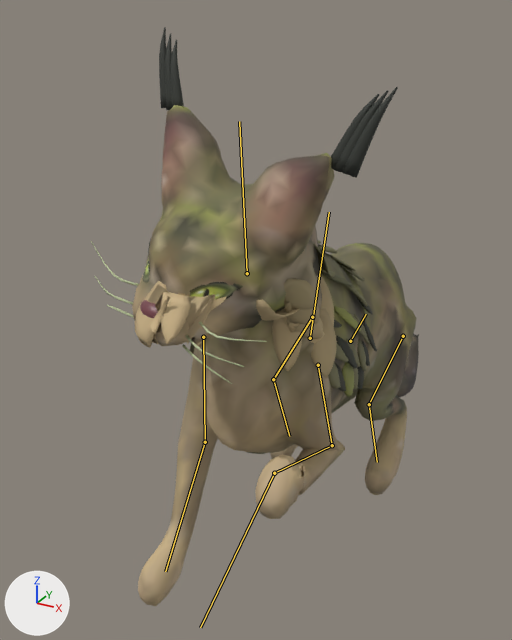
One commit to the glTF model public/art/cat.glb: the scene before it, then after it.
The view is the same before and after, from a 50 mm lens placed at (1.22, -2.7, 2.32), pointed at (-0.3, 0.06, 0.94). Every picture has the same lights, and +X, +Y and +Z are marked at lower left. The picture after the commit comes second. Both versions are drawn at frame 36 of the action 'idle_groom'; the numbers are the values there. The bones that change, and the others that lie on the model, are drawn over the model as lines.
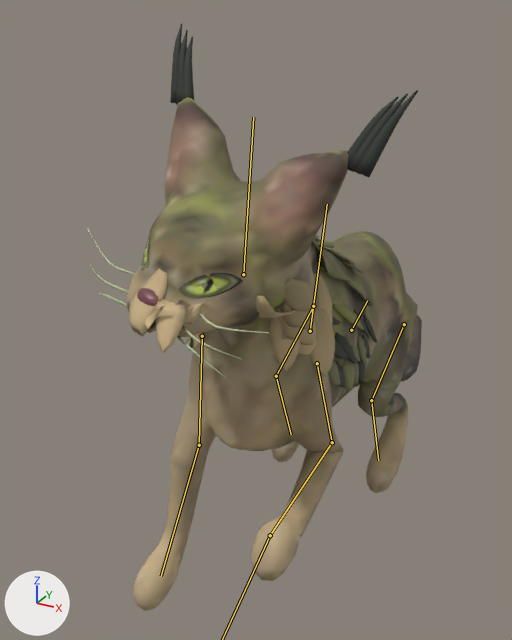
Where the change shows, as pixel boxes [x1, y1, x2, y2] in the pictures (512 x 640 px):
'Mesh_6', posed: before [132, 105, 419, 606]; after [126, 97, 422, 611]
'Mesh_5', posed: before [135, 240, 377, 454]; after [129, 235, 378, 451]
'Mesh_1', posed: before [159, 27, 398, 178]; after [170, 24, 418, 177]
'Mesh_3', posed: before [283, 278, 325, 344]; after [282, 278, 317, 355]
'Mesh_0', posed: before [143, 239, 243, 299]; after [141, 229, 243, 299]
'Mesh_4', posed: before [91, 241, 266, 384]; after [87, 228, 269, 378]
'Mesh_2', posed: before [140, 300, 158, 318]; after [137, 288, 164, 306]
bone 'Body', root to tip: before (310, 338) to (329, 212); after (310, 331) to (327, 204)
bone 'Head', root to tip: before (247, 273) to (239, 121); after (243, 274) to (253, 117)
bone 'FrontL', root to tip: before (203, 337) to (205, 442); after (202, 336) to (199, 445)
bone 'ShinFrontL', root to tip: before (205, 442) to (165, 571); after (199, 445) to (161, 576)
bone 'BackL', root to tip: before (312, 317) to (273, 379); after (313, 306) to (276, 376)
bone 'ShinBackL', root to tip: before (273, 379) to (289, 436); after (276, 376) to (291, 434)
bone 'FrontR', root to tip: before (318, 365) to (332, 445); after (317, 363) to (332, 442)
bone 'ShinFrontR', root to tip: before (332, 445) to (274, 473); after (332, 442) to (270, 535)
bone 'BackR', root to tip: before (403, 336) to (369, 404); after (404, 324) to (371, 400)
bone 'ShinBackR', root to tip: before (369, 404) to (377, 462); after (371, 400) to (378, 460)

Edits to the bpy script that builds the scene:
```text
Change bone_body:
    where bone_body = bpy.data.objects['cat rig'].pose.bones['Body']
    bone_body.location: (0.0, -0.17, -0.038) -> (0.0, -0.135, -0.035)
    bone_body.rotation_quaternion: (0.99, -0.144, 0.0, 0.0) -> (0.993, -0.12, 0.0, 0.0)  # degrees (-17, 0, 0) -> degrees (-14, 0, 0)
Change bone_head:
    where bone_head = bpy.data.objects['cat rig'].pose.bones['Head']  # child of 'Body'
    bone_head.rotation_quaternion: (0.959, 0.246, -0.123, -0.075) -> (0.975, 0.168, -0.113, -0.091)  # degrees (30, -11, -12) -> degrees (21, -11, -13)
Change bone_frontl:
    where bone_frontl = bpy.data.objects['cat rig'].pose.bones['FrontL']  # child of 'Body'
    bone_frontl.rotation_quaternion: (-1.0, 0.024, 0.0, 0.0) -> (-0.996, 0.086, 0.0, 0.0)  # degrees (-3, 0, 0) -> degrees (-10, 0, 0)
Change bone_shinfrontl:
    where bone_shinfrontl = bpy.data.objects['cat rig'].pose.bones['ShinFrontL']  # child of 'FrontL'
    bone_shinfrontl.rotation_quaternion: (0.996, 0.095, 0.0, 0.0) -> (0.989, 0.15, 0.0, 0.0)  # degrees (11, 0, 0) -> degrees (17, 0, 0)
Change bone_backl:
    where bone_backl = bpy.data.objects['cat rig'].pose.bones['BackL']  # child of 'Body'
    bone_backl.rotation_quaternion: (0.95, -0.311, 0.0, 0.0) -> (0.962, -0.272, 0.0, 0.0)  # degrees (-36, 0, 0) -> degrees (-32, 0, 0)
Change bone_shinbackl:
    where bone_shinbackl = bpy.data.objects['cat rig'].pose.bones['ShinBackL']  # child of 'BackL'
    bone_shinbackl.rotation_quaternion: (0.803, 0.596, 0.0, 0.0) -> (0.847, 0.531, 0.0, 0.0)  # degrees (73, 0, 0) -> degrees (64, 0, 0)
Change bone_frontr:
    where bone_frontr = bpy.data.objects['cat rig'].pose.bones['FrontR']  # child of 'Body'
    bone_frontr.rotation_quaternion: (-0.985, -0.174, 0.0, 0.0) -> (-0.987, -0.16, 0.0, 0.0)  # degrees (20, 0, 0) -> degrees (18, 0, 0)
Change bone_shinfrontr:
    where bone_shinfrontr = bpy.data.objects['cat rig'].pose.bones['ShinFrontR']  # child of 'FrontR'
    bone_shinfrontr.rotation_quaternion: (0.734, -0.68, 0.0, 0.0) -> (0.871, -0.491, 0.0, 0.0)  # degrees (-86, 0, 0) -> degrees (-59, 0, 0)
Change bone_pawfrontr:
    where bone_pawfrontr = bpy.data.objects['cat rig'].pose.bones['PawFrontR']  # child of 'ShinFrontR'
    bone_pawfrontr.rotation_quaternion: (0.754, 0.657, 0.0, 0.0) -> (0.89, 0.456, 0.0, 0.0)  # degrees (82, 0, 0) -> degrees (54, 0, 0)
Change bone_backr:
    where bone_backr = bpy.data.objects['cat rig'].pose.bones['BackR']  # child of 'Body'
    bone_backr.rotation_quaternion: (0.95, -0.311, 0.0, 0.0) -> (0.962, -0.272, 0.0, 0.0)  # degrees (-36, 0, 0) -> degrees (-32, 0, 0)
Change bone_shinbackr:
    where bone_shinbackr = bpy.data.objects['cat rig'].pose.bones['ShinBackR']  # child of 'BackR'
    bone_shinbackr.rotation_quaternion: (0.803, 0.596, 0.0, 0.0) -> (0.847, 0.531, 0.0, 0.0)  # degrees (73, 0, 0) -> degrees (64, 0, 0)
```
